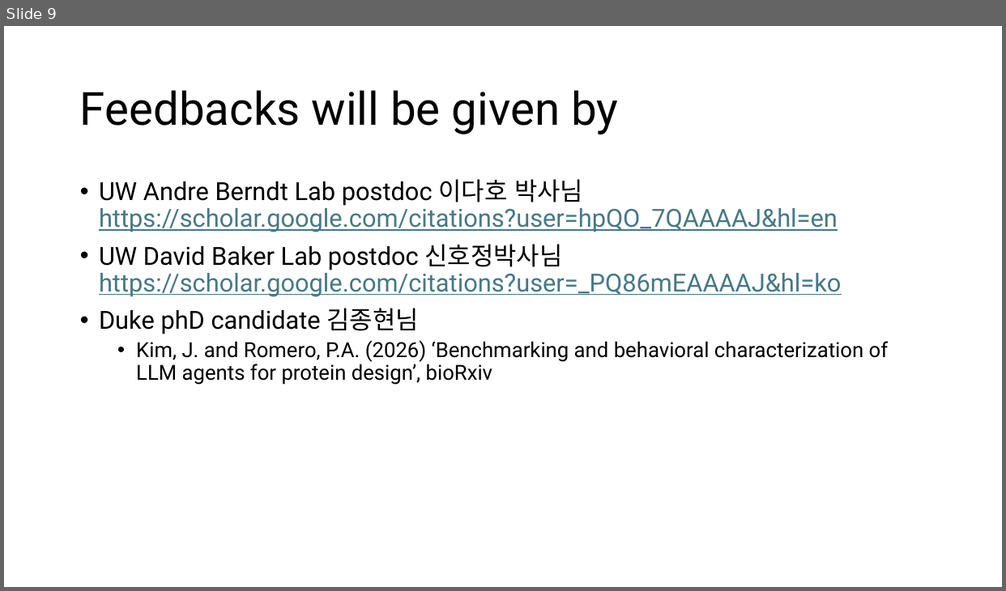
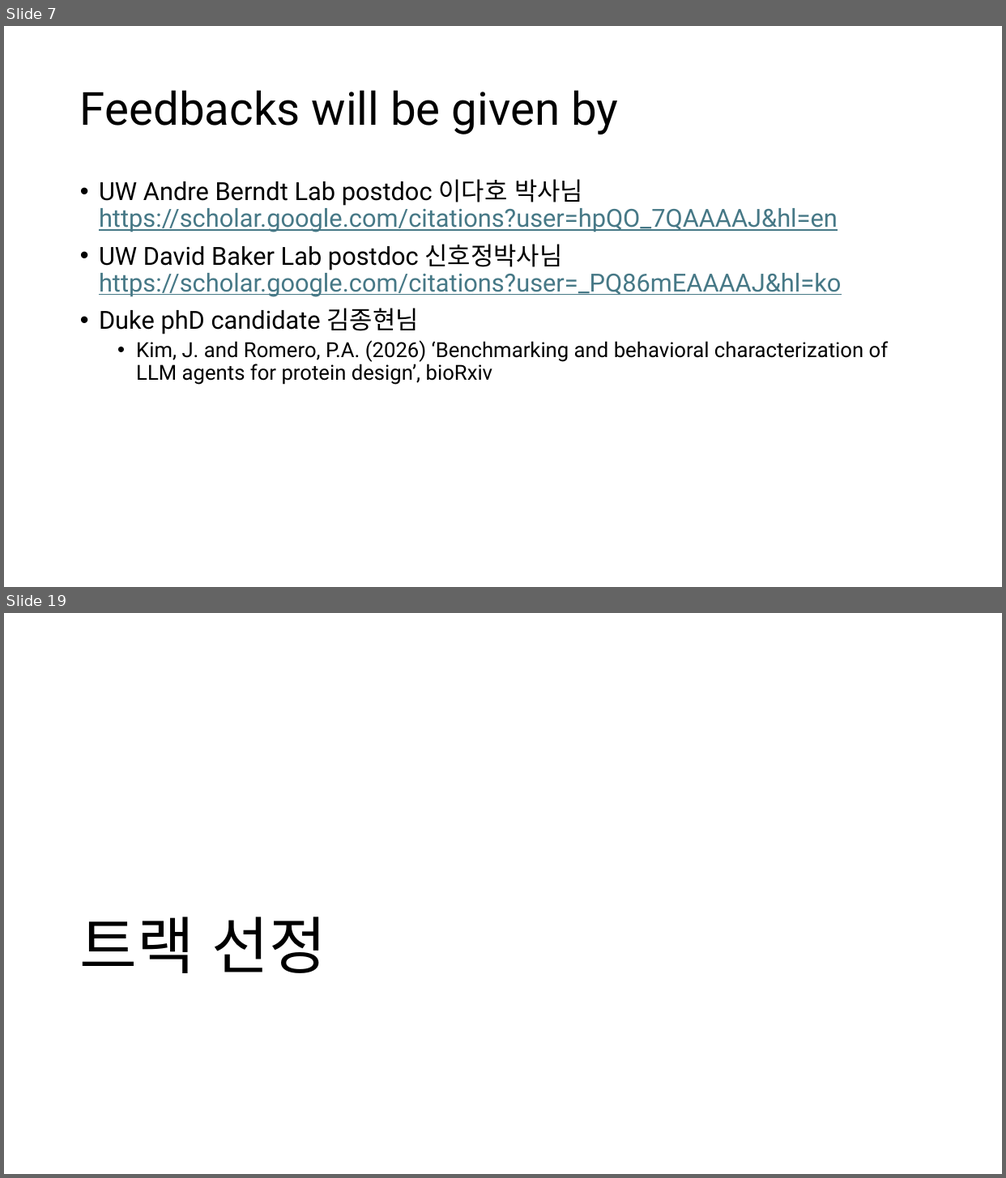
Before and after one commit to Pseudo-Lab/abstain-dti, a slide deck: docs/weekly/w01/week1_onboarding.pptx. Shown one above the other, each under a label of ours: slide 9 before the commit, slides 7 and 19 after it; the slides between them are not shown. The pictures are 1006x591 and 1006x1178 pixels, drawn with LibreOffice and Linux fonts; fonts in the diff are those of the drawing. Boxes give left, top, right and bottom in pixels: in the first picture for what was removed or moved away, otherwise in the second. Text is boxed around its words. In the diff, an @@ line names an element or a change of style, - is before the commit and + after.

```diff
--- a/docs/weekly/w01/week1_onboarding.pptx
+++ b/docs/weekly/w01/week1_onboarding.pptx
@@ slide 19 added at (4, 613, 1002, 1174), background #FFFFFF @@
@@ title added at (79, 917, 327, 973), 60 pt, text #000000 @@
+트랙 선정
@@ what was slide 9 is now slide 7 @@
```
Also in this commit, not shown: 6 slides changed, 13 other slides added, 1 slide removed.
